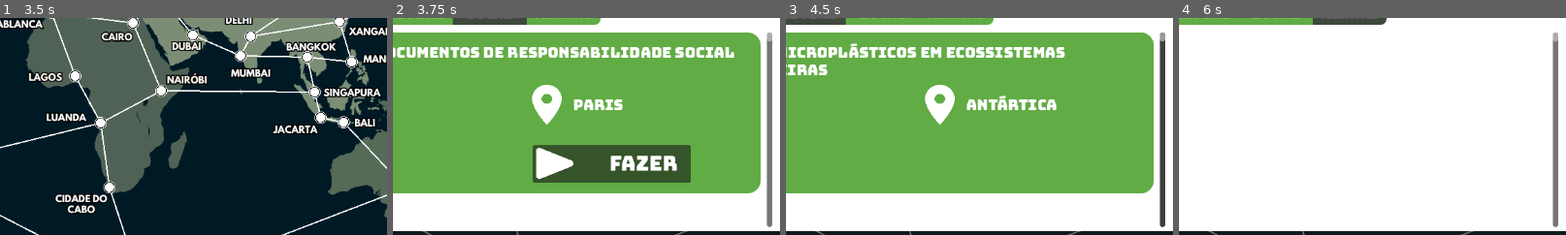
Above: before the commit, frames 1-4 (left to right).
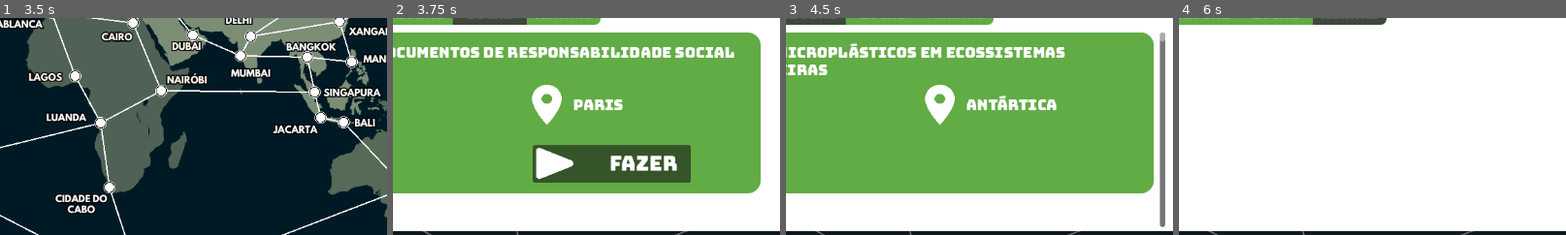
Above: after the commit, the same moments.

Repository: CarolCoCe/GreenGame
Game: Godot game, scene res://Menu/Scenes/menu_start.tscn
Same seed, same stepped clock (60 frames per second), same inputs: the game is played once before the commit and once after it.
Inputs (mouse positions are % of the whole screen's width and height, from its top left):
- Up to frame 1 (3.5 s): click "JOGAR" at 0.5 s; click (6, 65) at 1.25 s; click (6, 79) at 2 s; click (14, 65) at 2.75 s
- Up to frame 2 (3.75 s): click (14, 79) at 3.5 s
- Up to frame 3 (4.5 s): click "Global" at 4.25 s
- Up to frame 4 (6 s): click "Local" at 5 s; click "Minhas" at 5.75 s
The pictures show only the part of the screen within x 37-87%, y 35-85%; the shares and areas given below are measured in that part.

Frame 1 is identical in both runs. In frame 2, 1.3% of the frame differs, in the area x 96-98%, y 6-97%; in frame 3, 1.3%; in frame 4, 1.3%.

Commit message:
Feature: Colocar atividade em minhas

Diff:
--- a/Painel - global/painel.tscn
+++ b/Painel - global/painel.tscn
@@ -35,6 +35,7 @@
 [sub_resource type="StyleBoxEmpty" id="StyleBoxEmpty_q4ltj"]
 
 [node name="PainelGeral" type="Panel"]
+visible = false
 z_index = 3
 offset_right = 1152.0
 offset_bottom = 648.0
--- a/activity/scenes/painel_activity.tscn
+++ b/activity/scenes/painel_activity.tscn
@@ -70,6 +70,7 @@
 [node name="VBoxContainer" type="VBoxContainer" parent="ScrollContainerGlobal" index="0"]
 custom_minimum_size = Vector2(10, 14500)
 layout_mode = 2
+size_flags_vertical = 3
 
 [node name="ScrollContainerLocal" type="ScrollContainer" parent="." index="3"]
 layout_mode = 0
@@ -80,8 +81,9 @@
 horizontal_scroll_mode = 0
 
 [node name="VBoxContainer" type="VBoxContainer" parent="ScrollContainerLocal" index="0"]
-custom_minimum_size = Vector2(10, 14500)
+custom_minimum_size = Vector2(10, 0)
 layout_mode = 2
+size_flags_vertical = 3
 
 [node name="ScrollContainerMinhas" type="ScrollContainer" parent="." index="4"]
 layout_mode = 0
@@ -92,8 +94,9 @@
 horizontal_scroll_mode = 0
 
 [node name="VBoxContainer" type="VBoxContainer" parent="ScrollContainerMinhas" index="0"]
-custom_minimum_size = Vector2(10, 14500)
+custom_minimum_size = Vector2(10, 0)
 layout_mode = 2
+size_flags_vertical = 3
 
 [node name="Button-global" type="Button" parent="." index="5"]
 layout_mode = 0
--- a/activity/scripts/ActivityClass.gd
+++ b/activity/scripts/ActivityClass.gd
@@ -10,6 +10,7 @@
 var rewardKnowledgeGems : int
 var temperatureRise : float
 var timeToReady : int
+var timeLeft: Timer
 var rewardStory : String
 var city : String
 var available : bool = true
@@ -37,6 +38,7 @@
 	self.rewardStory = p_rewardStory
 	self.city = p_city
 
+
 # Called when the node enters the scene tree for the first time.
 func _ready():
 	pass # Replace with function body.
--- a/activity/scripts/painel_activity.gd
+++ b/activity/scripts/painel_activity.gd
@@ -2,6 +2,7 @@
 
 @onready var vboxGlobal = $ScrollContainerGlobal/VBoxContainer
 @onready var vboxLocal = $ScrollContainerLocal/VBoxContainer
+@onready var vboxMinhas = $ScrollContainerMinhas/VBoxContainer
 @onready var buttonGlobal = $"Button-global"
 @onready var buttonLocal = $"Button-local"
 @onready var buttonMinhas = $"Button-minhas"
@@ -12,7 +13,7 @@
 var localActivities = []
 var playerActivities = []
 
-var playerCurrentCity
+var currentPlayer
 
 signal activityPlayObject (activityId)
 
@@ -50,51 +51,71 @@
 				allActivities.append(activity)
 		file.close()
 
-func setPlayerCurrentCity (newCity : City):
-	playerCurrentCity = newCity
+func getPlayer (player : Player):
+	currentPlayer = player
 
 func abaGlobal():
 	$ScrollContainerLocal.visible = false
 	$ScrollContainerGlobal.visible = true
+	$ScrollContainerMinhas.visible = false
 	vboxGlobal.custom_minimum_size = Vector2(10,14500)
 
 	#The separation constant in vboxContainer is not working at all
 	#For now, I will set the green rectangles position manually :|
+	#Defining the size of the page accordingly to the num of items
+	var sizeArray = allActivities.size()
+	var sizePag = sizeArray * 290
+	vboxGlobal.custom_minimum_size = Vector2(10,sizePag)
 
-	var y = 0
+	var yg = 0
 	for activity in allActivities:
-		var activityRect = createRect(activity,y)
+		var activityRect = createRect(activity,yg)
 		if not activity.available:
 			activityRect.activityUnavailable()
 		vboxGlobal.add_child(activityRect)
-		y = y + 290 #setting the position
+		yg = yg + 290 #setting the position
 
 func abaLocal():
 	$ScrollContainerLocal.visible = true
 	$ScrollContainerGlobal.visible = false
-	var activitiesFromCity = playerCurrentCity.getCityActivities()
+	$ScrollContainerMinhas.visible = false
+	var activitiesFromCity = currentPlayer.playercurrentCity.getCityActivities()
 
 	#Defining the size of the page accordingly to the num of items
 	var sizeArray = activitiesFromCity.size()
 	var sizePag = sizeArray * 290
 	vboxLocal.custom_minimum_size = Vector2(10,sizePag)
 
-	var y = 0
+	var yl = 0
 	for i in activitiesFromCity:
-		var activity = allActivities[int(i) - 1]
-		var activityRect = createRect(activity, y)
+		var activity = allActivities[int(i) -1]
+		var activityRect = createRect(activity, yl)
 
 		if not activity.available:
 			activityRect.activityUnavailable()
 		else:
 			activityRect.showButtonPlay()
 		vboxLocal.add_child(activityRect)
-		y = y + 290
+
+		yl = yl + 290
 
 func abaMinhas():
 	$ScrollContainerLocal.visible = false
 	$ScrollContainerGlobal.visible = false
+	$ScrollContainerMinhas.visible = true
+	var activitiesFromPlayer = currentPlayer.getActivitiesPlayer()
 
+	var sizeArray = activitiesFromPlayer.size()
+	var sizePag = sizeArray * 290
+	vboxMinhas.custom_minimum_size = Vector2(10,sizePag)
+
+	var ym = 0
+	for i in activitiesFromPlayer:
+		var activity = i
+		var activityRect = createRect(activity, ym)
+
+		vboxMinhas.add_child(activityRect)
+		ym = ym + 290
 
 
 func createRect(activity : Activity, y : int):
--- a/main/scene/main.tscn
+++ b/main/scene/main.tscn
@@ -214,28 +214,21 @@
 texture_progress = ExtResource("13_ucqvj")
 
 [node name="painel_jornal" parent="." instance=ExtResource("15_0ef5n")]
-visible = false
 
 [node name="painel_plane_alert" parent="." instance=ExtResource("14_nfkeb")]
-visible = false
 
 [node name="painel_activity" parent="." instance=ExtResource("14_crgxr")]
-visible = false
 
 [node name="Painel_no_money_to_activity" parent="." instance=ExtResource("14_aur3v")]
-visible = false
 
 [node name="painel_questions" parent="." instance=ExtResource("15_batjv")]
-visible = false
 
 [node name="painel_wrong_question" parent="." instance=ExtResource("16_lbltt")]
-visible = false
 
 [node name="painel_activity_started" parent="." instance=ExtResource("17_1b15v")]
 visible = false
 
 [node name="Mini-tutorial" parent="." instance=ExtResource("19_iqwgw")]
-visible = false
 offset_left = 1.0
 offset_top = 4.0
 offset_right = 1153.0
--- a/main/scripts/main.gd
+++ b/main/scripts/main.gd
@@ -38,7 +38,7 @@
 
 	worldMap.cityButtonPressed.connect(moving_player)
 	activityPainel.connect("activityPlayObject",dealPlayActivity)
-	player.connect("playerChangedCity", activityPainel.setPlayerCurrentCity)
+	player.connect("playerChangedCity", activityPainel.getPlayer)
 	jornalPainel.connect("jornalConsequences", dealJornalConsequences)
 
 	var file = FileAccess.open(csv_file_path_cities, FileAccess.READ)
--- a/player/scripts/Player.gd
+++ b/player/scripts/Player.gd
@@ -40,10 +40,15 @@
 		move_and_slide()
 	playercurrentCity = value
 	self.position = playercurrentCity.positionMap
-	playerChangedCity.emit(playercurrentCity)
+	playerChangedCity.emit(self)
+
+
+func getActivitiesPlayer():
+	return activitiesPlayer
 
 func addActivityPlayer(activity):
 	activitiesPlayer.append(activity)
+	activity.timeLeft.start(activity.timeToReady)
 
 # Called when the node enters the scene tree for the first time.
 func _ready():
